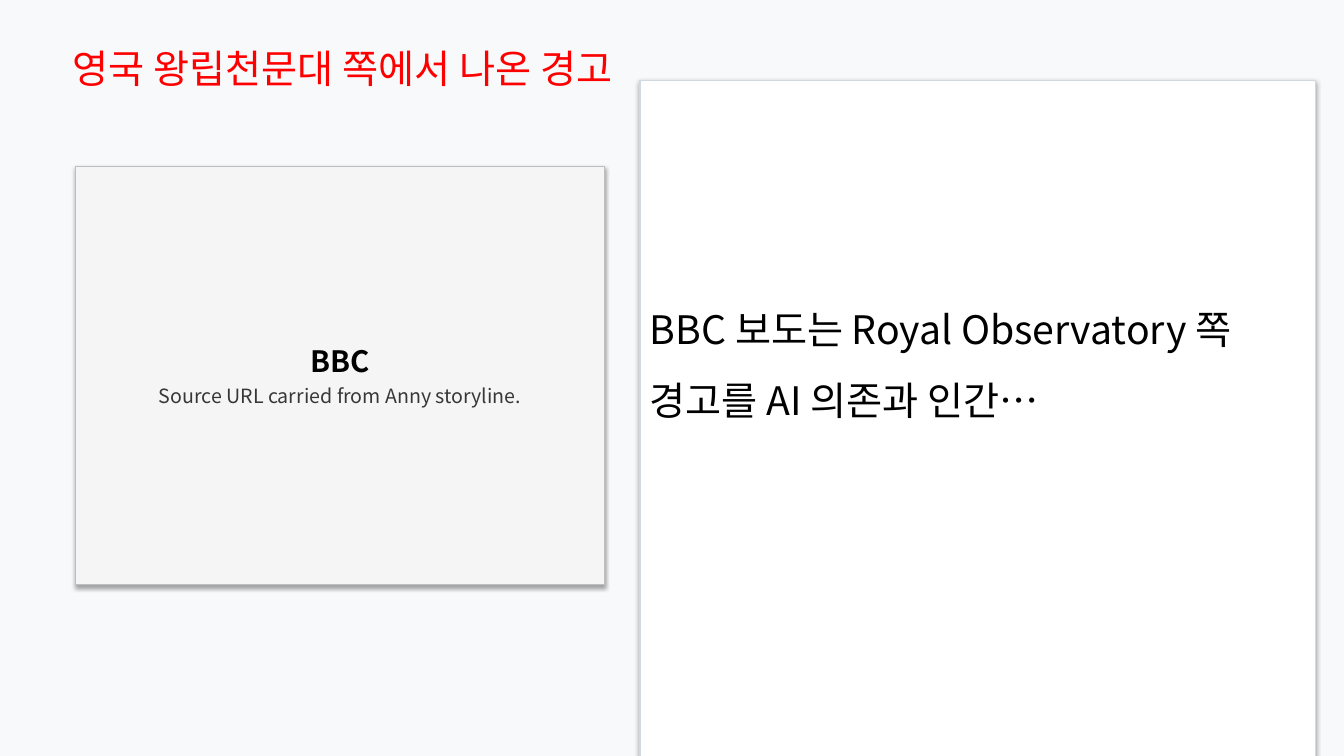
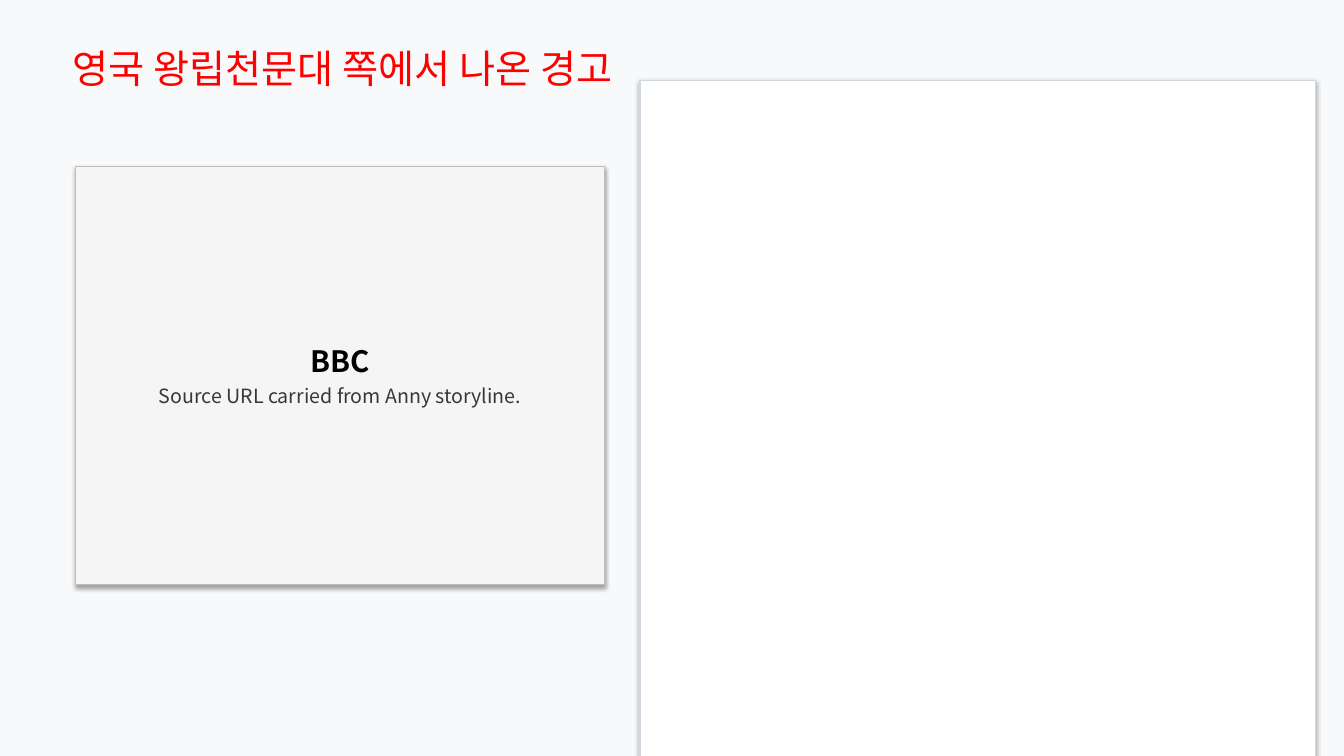
Before and after one commit to Rlearnchan/luddite, a slide deck: slide 3 of outputs/pptx/ai_knowledge_institution_slide_spec_styled_draft.pptx. Drawn at 1344x756 pixels with LibreOffice and Linux fonts; fonts in the diff are those of the drawing. Boxes give left, top, right and bottom in pixels: in the first picture for what was removed or moved away, otherwise in the second. Text is boxed around its words. In the diff, an @@ line names an element or a change of style, - is before the commit and + after.

```diff
--- a/outputs/pptx/ai_knowledge_institution_slide_spec_styled_draft.pptx
+++ b/outputs/pptx/ai_knowledge_institution_slide_spec_styled_draft.pptx
@@ text removed at (x1=650, y1=312, x2=1231, y2=418) @@
-BBC 보도는 Royal Observatory 쪽 경고를 AI 의존과 인간…
```
Also in this commit, not shown: 14 other slides changed, 6 slides added, 6 slides removed, 8 other files.
